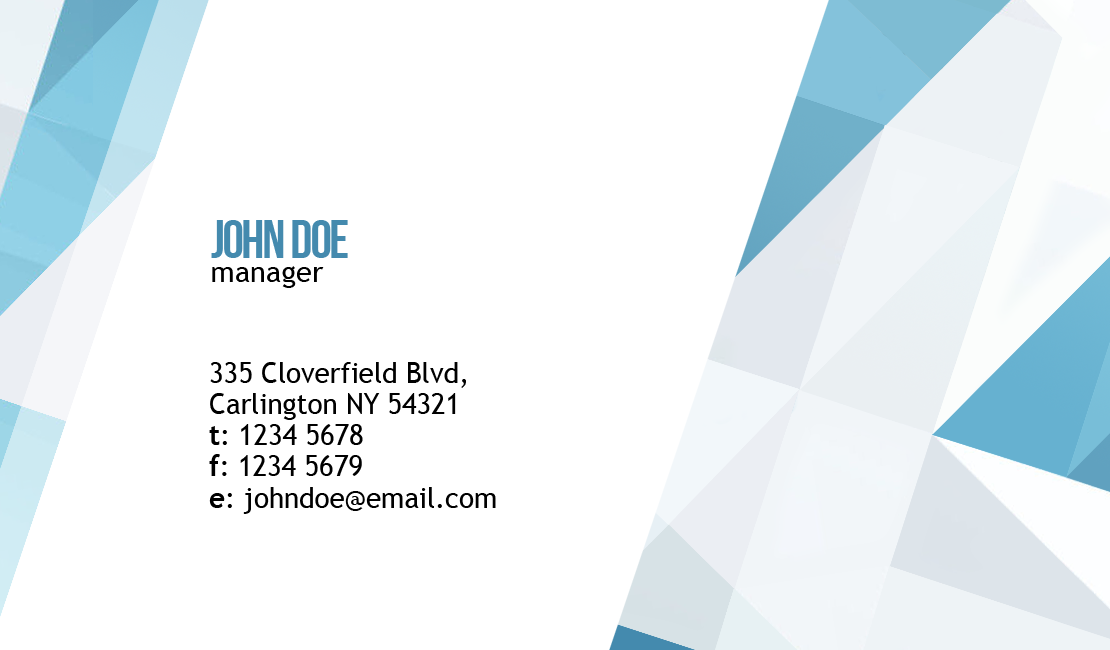
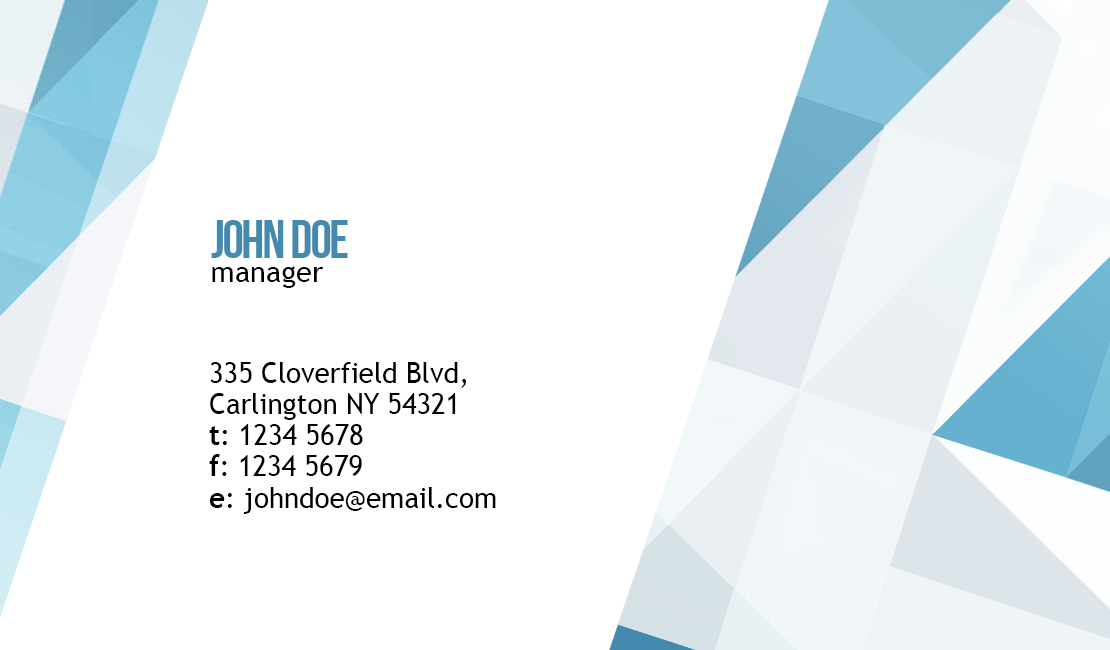
Revision of a layered 1110px x 650px image; what changed, layer by layer:
pixels changed over [209, 220, 496, 514] (layer not identified)
